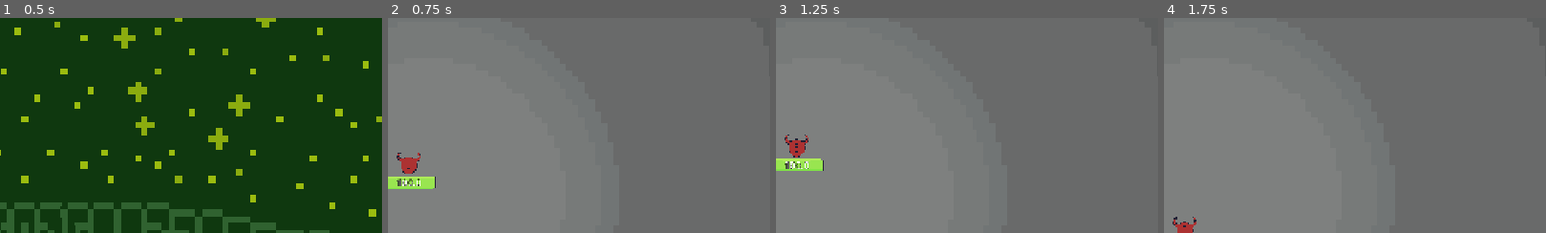
Above: before the commit, frames 1-4 (left to right).
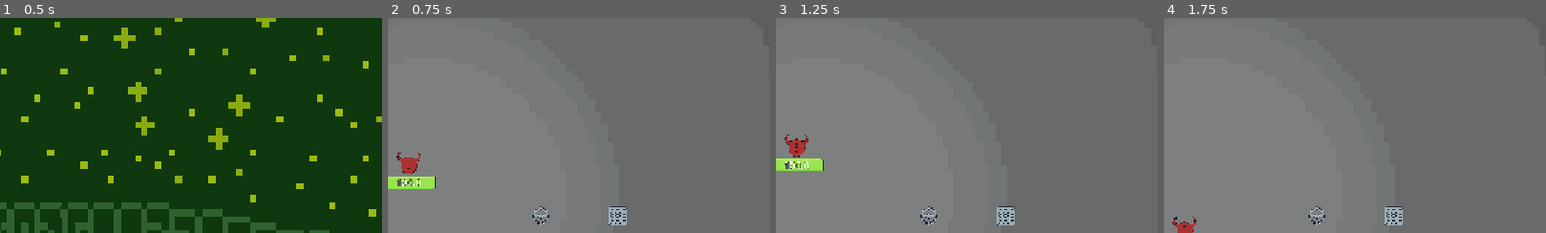
Above: after the commit, the same moments.

Repository: Darkcitrus/darkspracticegame-main
Game: Godot game, scene res://scenes/TestingArea.tscn
Two runs of this game, one before a commit and one after it. Both use one fixed random seed, a clock stepped at 60 frames per second and the inputs below.
Inputs (mouse positions are % of the whole screen's width and height, from its top left):
- Up to frame 1 (0.5 s): no input
- Up to frame 2 (0.75 s): click "Play :)" at 0.5 s
- Up to frame 3 (1.25 s): no input
- Up to frame 4 (1.75 s): tap Enter at 1.25 s; drag from (47, 39) to (31, 48) at 1.27 s
The pictures show only the part of the screen within x 45-95%, y 9-59%; the shares and areas given below are measured in that part.

Frame 1 is identical in both runs. In frame 2, 0.6% of the frame differs, in the area x 37-63%, y 87-97%; in frame 3, 0.6%; in frame 4, 0.6%.

Commit message:
Add bear trap and spike pad mechanics; implement associated scenes, assets, and player interaction logic

Diff:
--- /dev/null
+++ b/scenes/bear_trap.tscn
@@ -0,0 +1,39 @@
+[gd_scene load_steps=6 format=3 uid="uid://cxhkwdjl7k1vi"]
+
+[ext_resource type="Texture2D" uid="uid://c17pc6n0j6qcu" path="res://assets/beartrapclosed.png" id="1_fd4jx"]
+[ext_resource type="Script" uid="uid://dtgdq83q8j6mc" path="res://scripts/bear_trap.gd" id="1_gbrjp"]
+[ext_resource type="Texture2D" uid="uid://cecqehxciynt3" path="res://assets/beartrap.png" id="2_gbrjp"]
+
+[sub_resource type="SpriteFrames" id="SpriteFrames_8fn3p"]
+animations = [{
+"frames": [{
+"duration": 1.0,
+"texture": ExtResource("1_fd4jx")
+}],
+"loop": true,
+"name": &"Closed",
+"speed": 5.0
+}, {
+"frames": [{
+"duration": 1.0,
+"texture": ExtResource("2_gbrjp")
+}],
+"loop": true,
+"name": &"Open",
+"speed": 5.0
+}]
+
+[sub_resource type="CircleShape2D" id="CircleShape2D_p5mqs"]
+radius = 13.0
+
+[node name="BearTrap" type="Area2D"]
+script = ExtResource("1_gbrjp")
+
+[node name="BearTrapSprite" type="AnimatedSprite2D" parent="."]
+texture_filter = 1
+sprite_frames = SubResource("SpriteFrames_8fn3p")
+animation = &"Open"
+autoplay = "Open"
+
+[node name="BearTrapHitbox" type="CollisionShape2D" parent="."]
+shape = SubResource("CircleShape2D_p5mqs")
--- a/scenes/character_body_2d.tscn
+++ b/scenes/character_body_2d.tscn
@@ -291,10 +291,8 @@
 position = Vector2(-2.27374e-13, 5.68434e-14)
 scale = Vector2(4.20391, 4.20391)
 sprite_frames = SubResource("SpriteFrames_srfhh")
-animation = &"Idle"
+animation = &"Hurt"
 autoplay = "Idle"
-frame = 5
-frame_progress = 1.0
 offset = Vector2(6.19888e-06, -1.5684)
 
 [node name="PlayerCollision" type="CollisionShape2D" parent="." groups=["Player"]]
--- a/scenes/game_world.tscn
+++ b/scenes/game_world.tscn
@@ -7,6 +7,8 @@
 [ext_resource type="PackedScene" uid="uid://t5nmfpla63jn" path="res://scenes/atk_spd_gem.tscn" id="5_wbbl4"]
 [ext_resource type="PackedScene" uid="uid://c8m82h614um2k" path="res://scenes/atk_dmg_pot.tscn" id="6_6c6v5"]
 [ext_resource type="PackedScene" uid="uid://ptova16jy6e" path="res://scenes/mov_spd_pot.tscn" id="7_bhwwd"]
+[ext_resource type="PackedScene" uid="uid://cxhkwdjl7k1vi" path="res://scenes/bear_trap.tscn" id="8_pdbwf"]
+[ext_resource type="PackedScene" uid="uid://chtib422n2147" path="res://scenes/spike_pad.tscn" id="9_u1jpj"]
 
 [node name="GameWorld" type="Node2D"]
 position = Vector2(640, 350)
@@ -16,7 +18,7 @@
 position = Vector2(-255, 0)
 platform_on_leave = 2
 
-[node name="DodgeRecovery" parent="Player" index="9"]
+[node name="DodgeRecovery" parent="Player" index="10"]
 one_shot = false
 
 [node name="Dummy Manager" parent="." instance=ExtResource("2_b5swx")]
@@ -44,6 +46,12 @@
 position = Vector2(-551, 87)
 scale = Vector2(2.365, 2.365)
 
+[node name="BearTrap" parent="." instance=ExtResource("8_pdbwf")]
+position = Vector2(221, 44)
+
+[node name="SpikePad" parent="." instance=ExtResource("9_u1jpj")]
+position = Vector2(350, 44)
+
 [editable path="Player"]
 [editable path="Dummy Manager"]
 [editable path="Dummy Manager/Dummy"]
--- /dev/null
+++ b/scenes/spike_pad.tscn
@@ -0,0 +1,17 @@
+[gd_scene load_steps=4 format=3 uid="uid://chtib422n2147"]
+
+[ext_resource type="Script" uid="uid://dj6pki367eeth" path="res://scripts/spike_pad.gd" id="1_7tc0t"]
+[ext_resource type="Texture2D" uid="uid://bo3fg5n4dln3d" path="res://assets/spikepad.png" id="2_xwrh5"]
+
+[sub_resource type="RectangleShape2D" id="RectangleShape2D_ys6rs"]
+size = Vector2(30, 30)
+
+[node name="SpikePad" type="Area2D"]
+script = ExtResource("1_7tc0t")
+
+[node name="SpikePadSprite" type="Sprite2D" parent="."]
+texture_filter = 1
+texture = ExtResource("2_xwrh5")
+
+[node name="CollisionShape2D" type="CollisionShape2D" parent="."]
+shape = SubResource("RectangleShape2D_ys6rs")
--- a/scripts/Player.gd
+++ b/scripts/Player.gd
@@ -5,6 +5,7 @@
 var dodging: bool = false
 var attacking: bool = false
 var dodge_recovering: bool = false
+var is_trapped: bool = false  # New state to handle bear trap interaction
 var attack_power = 20
 var attack_cooldown = 0.3  # attack cooldown in seconds
 var last_attack_time = 0
@@ -137,6 +138,12 @@
 
 # Override the default _physics_process to handle knockback
 func _physics_process(delta):
+	# Skip movement if trapped by a bear trap
+	if is_trapped:
+		velocity = Vector2.ZERO
+		move_and_slide()
+		return
+
 	# Handle knockback if active
 	if knockback_active:
 		# Apply knockback force
@@ -187,7 +194,8 @@
 	if health <= 0 and alive:
 		alive = false
 		print("Player died!")
-		visible = false
+		# Don't hide the player immediately - let the animation system handle it
+
 		# Start respawn timer
 		if respawn_timer:
 			respawn_timer.start()
@@ -230,3 +238,11 @@
 func _on_attackcd_timeout():
 	attacking = false
 	print("Attack cooldown ended")
+
+# Functions for bear trap interaction
+func trap_player():
+	is_trapped = true
+	velocity = Vector2.ZERO
+
+func release_player():
+	is_trapped = false
--- a/scripts/PlayerAnimation.gd
+++ b/scripts/PlayerAnimation.gd
@@ -4,6 +4,8 @@
 var sprite: AnimatedSprite2D = null
 var base_run_speed: float = 250.0 # Store the default player run speed for comparison
 var last_direction_x: float = 1.0 # Keep track of last horizontal movement direction
+var hurt_animation_played: bool = false # Track if the hurt animation has been played while trapped
+var hurt_animation_finished: bool = false # Track if the hurt animation has completed
 
 func initialize(player_node: Node):
 	player = player_node
@@ -45,8 +47,27 @@
 
 	# Handle hurt animation (if you have a hurt state)
 	if player.knockback_active:
-		if not sprite.animation == "Hurt" or not sprite.is_playing():
-			play_animation("Hurt")
+		# If player is trapped, only play hurt animation once
+		if player.is_trapped:
+			if not hurt_animation_played:
+				play_animation("Hurt")
+				hurt_animation_played = true
+				hurt_animation_finished = false
+		else:
+			# Normal hurt behavior when not trapped
+			if not sprite.animation == "Hurt" or not sprite.is_playing():
+				play_animation("Hurt")
+				hurt_animation_played = false
+		return
+
+	# If we're here, we're not hurt anymore, reset the flags
+	hurt_animation_played = false
+
+	# If trapped but not hurt, show idle animation
+	# Also show idle if hurt animation finished while trapped
+	if player.is_trapped:
+		if hurt_animation_finished or not sprite.animation == "Idle" or not sprite.is_playing():
+			play_animation("Idle")
 		return
 
 	# Handle movement animations based on speed
@@ -109,7 +130,15 @@
 		if not player.dodging:
 			update_animation()
 	elif sprite.animation == "Hurt":
-		update_animation()
+		# If the player is trapped, don't loop hurt animation
+		if player.is_trapped:
+			hurt_animation_finished = true
+			play_animation("Idle")
+		else:
+			update_animation()
 	elif sprite.animation == "Death":
-		# Stop at last frame of death animation
-		sprite.stop()
+			# When death animation is finished, notify the PlayerHealth script
+			if player.has_node("PlayerHealth"):
+				player.get_node("PlayerHealth").on_death_animation_finished()
+			# Keep the last frame visible
+			sprite.stop()
--- a/scripts/PlayerHealth.gd
+++ b/scripts/PlayerHealth.gd
@@ -10,7 +10,7 @@
 		handle_health()
 
 func handle_health():
-	if player.health <= 0:
+	if player.health <= 0 and player.alive:
 		player.alive = false
 		die()
 
@@ -33,8 +33,17 @@
 
 	print("Player died!")
 	player.alive = false
+
+	# Don't hide player immediately - let the animation controller handle the death animation
+	# Instead of hiding immediately, we'll wait for the animation to finish
+	# The animation controller will call _on_death_animation_finished when done
+
+	# Just start the respawn timer
+	player.respawn_timer.start()
+
+# Called by the animation controller when the death animation finishes
+func on_death_animation_finished():
 	player.visible = false
-	player.respawn_timer.start()
 
 func _on_respawn_timer_timeout():
 	player.health = player.max_health
--- /dev/null
+++ b/scripts/bear_trap.gd
@@ -0,0 +1,96 @@
+extends Area2D
+
+# Node references
+@onready var sprite = $BearTrapSprite
+@onready var collision_shape = $BearTrapHitbox
+
+# State variables
+var is_active = true
+var trapped_player = null
+var release_timer = null
+
+# Called when the node enters the scene tree for the first time.
+func _ready():
+	# Connect signals
+	if not body_entered.is_connected(_on_body_entered):
+		body_entered.connect(_on_body_entered)
+
+	# Set up release timer
+	release_timer = Timer.new()
+	release_timer.one_shot = true
+	release_timer.wait_time = 3.0
+	release_timer.connect("timeout", _on_release_timer_timeout)
+	add_child(release_timer)
+
+	# Start with the open animation
+	sprite.play("Open")
+
+	# Make sure we only detect players
+	collision_layer = 0
+	collision_mask = 0
+
+	# Set collision to only detect the Player group (assuming Player is on layer 1)
+	set_collision_mask_value(1, true)
+
+# Process physics for holding the player in place
+func _physics_process(_delta):
+	if trapped_player and is_instance_valid(trapped_player):
+		# Hold the player still by zeroing their velocity
+		# This functionality is now handled by the player's trap_player method
+		pass
+
+# Called when a body enters the bear trap
+func _on_body_entered(body):
+	if not is_active or trapped_player:
+		return
+
+	# Check if it's a player
+	if body.is_in_group("Player"):
+		print("Bear trap caught player!")
+		trapped_player = body
+
+		 # Call the player's trap function
+		if trapped_player.has_method("trap_player"):
+			trapped_player.trap_player()
+
+		# Play closed animation
+		sprite.play("Closed")
+
+		# Start the release timer
+		release_timer.start()
+
+		# Set state to inactive while trapping player
+		is_active = false
+
+# Called when the release timer expires
+func _on_release_timer_timeout():
+	if trapped_player and is_instance_valid(trapped_player):
+		print("Bear trap releasing player!")
+
+		 # Release the player
+		if trapped_player.has_method("release_player"):
+			trapped_player.release_player()
+
+		# Play open animation
+		sprite.play("Open")
+
+		# Reset trapped player reference
+		trapped_player = null
+
+		# Disable collision with the player temporarily
+		# We'll use deferred call to ensure physics state is safe to change
+		collision_shape.set_deferred("disabled", true)
+
+		# Create a timer to reactivate the trap after a short delay
+		var reactivate_timer = Timer.new()
+		reactivate_timer.one_shot = true
+		reactivate_timer.wait_time = 0.5
+		reactivate_timer.connect("timeout", _on_reactivate_timer_timeout)
+		add_child(reactivate_timer)
+		reactivate_timer.start()
+
+# Called when the trap should become active again
+func _on_reactivate_timer_timeout():
+	collision_shape.set_deferred("disabled", false)
+	is_active = true
+	print("Bear trap active again!")
--- /dev/null
+++ b/scripts/spike_pad.gd
@@ -0,0 +1,99 @@
+extends Area2D
+
+# Damage settings
+@export var damage: int = 30  # Damage dealt to player
+@export var cooldown: float = 0.5  # Cooldown in seconds
+@export var knockback_strength: float = 100.0  # Strength of knockback to apply
+
+# Cooldown tracking
+var can_damage: bool = true
+var player_in_area: bool = false
+var current_player = null
+
+# Reference to cooldown timer
+var damage_cooldown_timer: Timer
+
+func _ready():
+	# Connect signals for player detection
+	body_entered.connect(_on_body_entered)
+	body_exited.connect(_on_body_exited)
+	area_entered.connect(_on_area_entered)
+	area_exited.connect(_on_area_exited)
+
+	# Create cooldown timer
+	damage_cooldown_timer = Timer.new()
+	damage_cooldown_timer.one_shot = true
+	damage_cooldown_timer.wait_time = cooldown
+	damage_cooldown_timer.timeout.connect(_on_damage_cooldown_timeout)
+	add_child(damage_cooldown_timer)
+
+	# Set collision to detect player
+	collision_mask = 1  # Assuming player is on layer 1
+	collision_layer = 4  # Using layer 4 for traps/hazards
+
+func _physics_process(_delta):
+	# Apply damage if player is in the area and cooldown has passed
+	if player_in_area and can_damage and current_player != null:
+		apply_damage()
+
+func apply_damage():
+	# Check if player is valid and has take_damage method
+	if is_instance_valid(current_player) and current_player.has_method("take_damage"):
+		print("Spike pad dealing " + str(damage) + " damage to player")
+		current_player.take_damage(damage, false)  # Apply damage (not a critical hit)
+
+		 # Apply knockback to trigger hurt animation
+		apply_knockback_to_player(current_player)
+
+		# Start cooldown
+		can_damage = false
+		damage_cooldown_timer.start()
+
+# Apply knockback to trigger the hurt animation
+func apply_knockback_to_player(player):
+	if player.has_method("apply_knockback_from_fireball"):
+		# Use the existing knockback method to trigger hurt animation
+		# Calculate direction from spike pad to player
+		var knockback_direction = (player.global_position - global_position).normalized()
+		player.knockback_direction = knockback_direction
+		player.knockback_active = true
+		player.knockback_remaining_time = player.knockback_max_time
+		player.knockback_strength = knockback_strength
+		print("Player knocked back from spike pad in direction: ", knockback_direction)
+
+func _on_damage_cooldown_timeout():
+	can_damage = true
+	# If player is still in the area, damage them again
+	if player_in_area and current_player != null:
+		apply_damage()
+
+func _on_body_entered(body):
+	if body.is_in_group("Player"):
+		player_in_area = true
+		current_player = body
+
+		# Apply immediate damage when player first enters
+		if can_damage:
+			apply_damage()
+
+func _on_body_exited(body):
+	if body.is_in_group("Player"):
+		player_in_area = false
+		current_player = null
+
+# For cases where the player is an Area2D instead of a body
+func _on_area_entered(area):
+	var parent = area.get_parent()
+	if parent and parent.is_in_group("Player"):
+		player_in_area = true
+		current_player = parent
+
+		# Apply immediate damage when player first enters
+		if can_damage:
+			apply_damage()
+
+func _on_area_exited(area):
+	var parent = area.get_parent()
+	if parent and parent.is_in_group("Player"):
+		player_in_area = false
+		current_player = null
Binary file added: assets/beartrap.png
Not shown, added: assets/beartrap.png.import
Binary file added: assets/beartrapclosed.png
Not shown, added: assets/beartrapclosed.png.import
Binary file added: assets/spikepad.png
Not shown, added: assets/spikepad.png.import
Not shown: 1 places in scenes/game_world.tscn that only renumber resources
Not shown, added: scripts/bear_trap.gd.uid
Not shown, added: scripts/spike_pad.gd.uid
